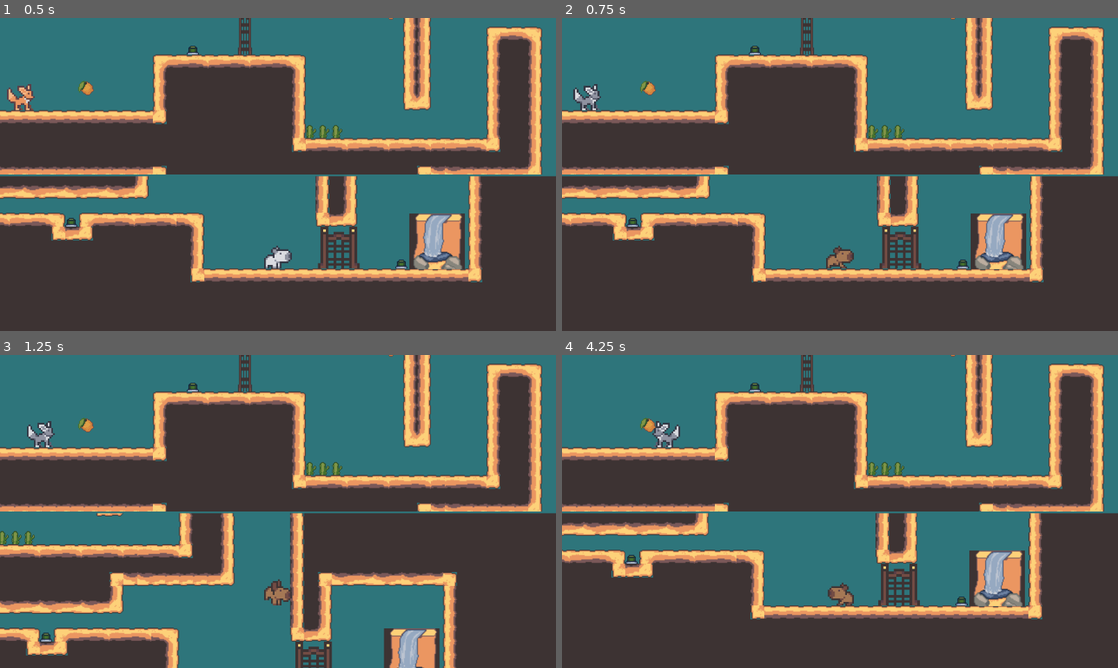
Above: before the commit, frames 1-4 (two rows, left to right).
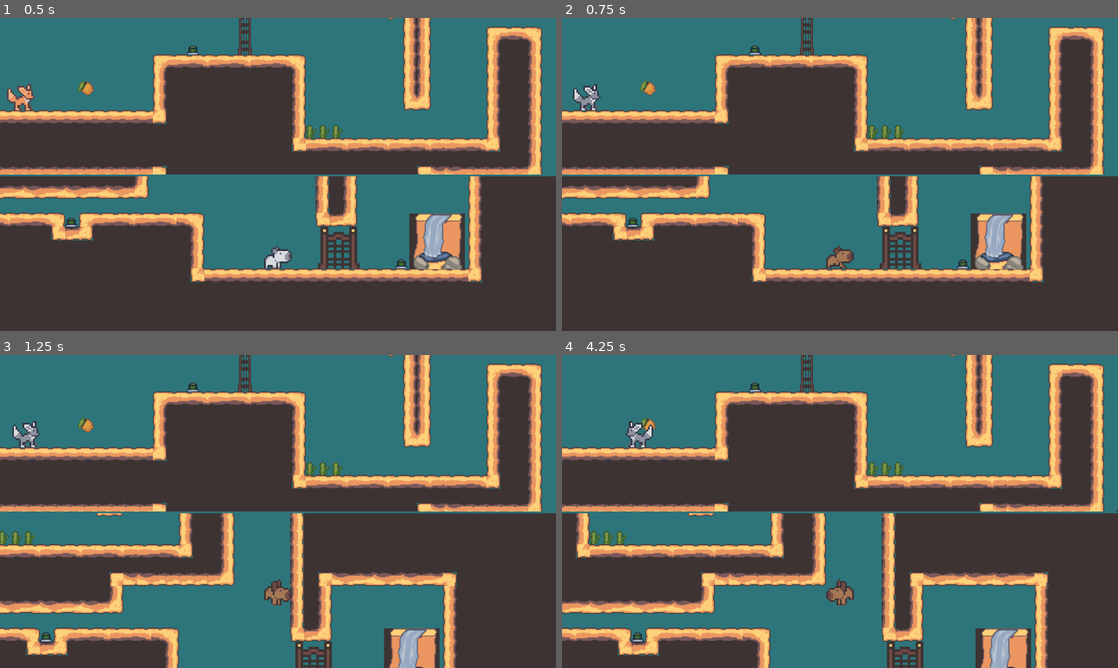
Above: after the commit, the same moments.

Repository: lhoffl/gmtk2024
Game: Godot game, scene res://transference/world/World.tscn
Same seed, same stepped clock (60 frames per second), same inputs: the game is played once before the commit and once after it.
Inputs:
- Up to frame 1 (0.5 s): no input
- Up to frame 2 (0.75 s): tap Enter at 0.5 s; hold D (player1_right) from 0.53 s (still down); tap Tab (swapBuddies) at 0.6 s
- Up to frame 3 (1.25 s): keep holding D (player1_right); tap Space (player1_jump) at 0.77 s
- Up to frame 4 (4.25 s): release D (player1_right) at 1.28 s; hold A (player1_left) 1.28-2.03 s; tap Tab (swapBuddies) every 0.75 s from 1.35 to 3.6 s; tap Space (player1_jump) at 1.52, 3.02, 3.77 s; hold D (player1_right) 2.03-3.53 s; hold A (player1_left) from 3.53 s (still down)

Frame 1 is identical in both runs. In frame 2, less than 0.1% of the frame differs, in the area x 2-7%, y 21-30%; in frame 3, 0.5%; in frame 4, 30%, in the area x 0-100%, y 21-100%.

Commit message:
Added cloud

Diff:
--- a/transference/characters/players/scripts/player.gd
+++ b/transference/characters/players/scripts/player.gd
@@ -62,17 +62,17 @@
 		change_mass(mass_modifier * delta)
 		buddy.change_mass(-mass_modifier * delta)
 
+	var clampedSpeed = clampf(speed * 1/mass, 0, max_speed)
+	if player_controlled and Input.is_action_pressed("player1_left"):
+		_character_body.velocity.x = lerp(_character_body.velocity.x, -1 * clampedSpeed, delta * 0.5)
+	elif player_controlled and Input.is_action_pressed("player1_right"):
+		_character_body.velocity.x = lerp(_character_body.velocity.x, clampedSpeed, delta * 0.5)
+	elif grounded():
+		_character_body.velocity.x = lerp(_character_body.velocity.x, 0.0, delta * 10)
+
 	if not player_controlled:
 		_animated_sprite.play("uncontrolled_p" + str(player_num))
 		return
-
-	var clampedSpeed = clampf(speed * 1/mass, 0, max_speed)
-	if Input.is_action_pressed("player1_left"):
-		_character_body.velocity.x = lerp(_character_body.velocity.x, -1 * clampedSpeed, delta * 0.5)
-	elif Input.is_action_pressed("player1_right"):
-		_character_body.velocity.x = lerp(_character_body.velocity.x, clampedSpeed, delta * 0.5)
-	else:
-		_character_body.velocity.x = lerp(_character_body.velocity.x, 0.0, delta * 10)
 
 	if grounded():
 		current_coyote_frames = coyote_frames
--- /dev/null
+++ b/transference/environment/Cloud/Cloud.tscn
@@ -0,0 +1,16 @@
+[gd_scene load_steps=4 format=3 uid="uid://u8gegiu14ny"]
+
+[ext_resource type="Texture2D" uid="uid://egvfbyv4um5r" path="res://transference/environment/Cloud/cloud.png" id="1_5d01y"]
+[ext_resource type="Script" path="res://transference/environment/Cloud/cloud.gd" id="1_gpvdd"]
+
+[sub_resource type="RectangleShape2D" id="RectangleShape2D_4dbqd"]
+size = Vector2(27, 11.5)
+
+[node name="Cloud" type="StaticBody2D"]
+script = ExtResource("1_gpvdd")
+
+[node name="CollisionShape2D" type="CollisionShape2D" parent="."]
+shape = SubResource("RectangleShape2D_4dbqd")
+
+[node name="Sprite2D" type="Sprite2D" parent="CollisionShape2D"]
+texture = ExtResource("1_5d01y")
--- /dev/null
+++ b/transference/environment/Cloud/cloud.gd
@@ -0,0 +1,71 @@
+extends StaticBody2D
+
+enum MOVE_DIRECTIONS {LEFT, RIGHT, UP, DOWN, LEFT_UP, LEFT_DOWN, RIGHT_UP, RIGHT_DOWN}
+
+@export var moving = false
+## The direction in which the cloud moves and then returns to its original position. Diagonals are a bit wonky at the moment.
+@export var move_direction = MOVE_DIRECTIONS.RIGHT
+## Distance in sprite lengths.
+@export var move_distance = 0.0
+@export var move_speed = 10.0
+
+@onready var _collider = $CollisionShape2D
+@onready var _sprite = $CollisionShape2D/Sprite2D
+
+var real_move_distance_x = 0
+var real_move_distance_y = 0
+var current_move_direction
+var original_position_x
+var original_position_y
+
+func _ready():
+	current_move_direction = move_direction
+	original_position_x = position.x
+	original_position_y = position.y
+	real_move_distance_x = move_distance * _sprite.texture.get_size().x
+	real_move_distance_y = move_distance * _sprite.texture.get_size().y
+
+func _physics_process(delta):
+	moveCloud(delta)
+
+func moveCloud(delta):
+	if moving:
+		var target_x = position.x
+		var target_y = position.y
+
+		match current_move_direction:
+			MOVE_DIRECTIONS.LEFT:
+				target_x = original_position_x + (-1 * real_move_distance_x)
+			MOVE_DIRECTIONS.RIGHT:
+				target_x = original_position_x + real_move_distance_x
+			MOVE_DIRECTIONS.UP:
+				target_y = original_position_y + (-1 * real_move_distance_y)
+			MOVE_DIRECTIONS.DOWN:
+				target_y = original_position_y + (real_move_distance_y)
+			MOVE_DIRECTIONS.LEFT_UP:
+				target_x = original_position_x + (-1 * real_move_distance_x)
+				target_y = original_position_y + (-1 * real_move_distance_y)
+			MOVE_DIRECTIONS.LEFT_DOWN:
+				target_x = original_position_x + (-1 * real_move_distance_x)
+				target_y = original_position_y + (real_move_distance_y)
+			MOVE_DIRECTIONS.RIGHT_UP:
+				target_x = original_position_x + real_move_distance_x
+				target_y = original_position_y + (-1 * real_move_distance_y)
+			MOVE_DIRECTIONS.RIGHT_DOWN:
+				target_x = original_position_x + real_move_distance_x
+				target_y = original_position_y + (real_move_distance_y)
+			-1:
+				target_x = original_position_x
+				target_y = original_position_y
+
+		if abs(target_x - position.x) < 0.1 and abs(target_y - position.y) < 0.1:
+			if current_move_direction == move_direction:
+				current_move_direction = -1
+			else:
+				current_move_direction = move_direction
+
+		changeCloudPosition(target_x, target_y, delta)
+
+func changeCloudPosition(x, y, delta):
+	position.x = move_toward(position.x, x, delta * move_speed)
+	position.y = move_toward(position.y, y, delta * move_speed)
--- a/transference/environment/Tree/tree.gd
+++ b/transference/environment/Tree/tree.gd
@@ -35,8 +35,6 @@
 		bendToState(treeStates.STAND, delta)
 	positionFrond()
 
-	print(str(treeState) + str(raycasts.any(func(r): return r.is_colliding())) + ", " + str(_trunk.rotation))
-
 func positionFrond():
 	_frond.global_position.x = top_trunk.global_position.x
 	_frond.global_position.y = top_trunk.global_position.y - 4
@@ -48,10 +46,10 @@
 				treeState = treeStates.BEND
 			else:
 				treeState = treeStates.BEND_DOWN
-			_trunk.rotation = move_toward(_trunk.rotation, deg_to_rad(90), delta * rotation_speed)
+			_trunk.rotation = lerp(_trunk.rotation, deg_to_rad(90), delta * rotation_speed)
 		if newState	 == treeStates.STAND:
 			if _trunk.rotation == deg_to_rad(90):
 				treeState = treeStates.STAND
 			else:
 				treeState = treeStates.BEND_UP
-			_trunk.rotation = move_toward(_trunk.rotation, deg_to_rad(0), delta * rotation_speed)
+			_trunk.rotation = lerp(_trunk.rotation, deg_to_rad(0), delta * rotation_speed)
--- a/transference/world/World.tscn
+++ b/transference/world/World.tscn
@@ -41,5 +41,4 @@
 
 [node name="AudioStreamPlayer2D" type="AudioStreamPlayer2D" parent="."]
 stream = ExtResource("3_i2xht")
-autoplay = true
 script = ExtResource("4_xeb20")
--- a/transference/world/music_player.gd
+++ b/transference/world/music_player.gd
@@ -8,5 +8,5 @@
 
 # Called every frame. 'delta' is the elapsed time since the previous frame.
 func _process(delta: float) -> void:
-	if not playing:
+	if not playing and autoplay:
 		play()
Renamed: transference/characters/players/sprites/cloud.aseprite -> transference/environment/Cloud/cloud.aseprite
Renamed: transference/characters/players/sprites/cloud.png -> transference/environment/Cloud/cloud.png
Not shown, added: transference/environment/Cloud/cloud.png.import
